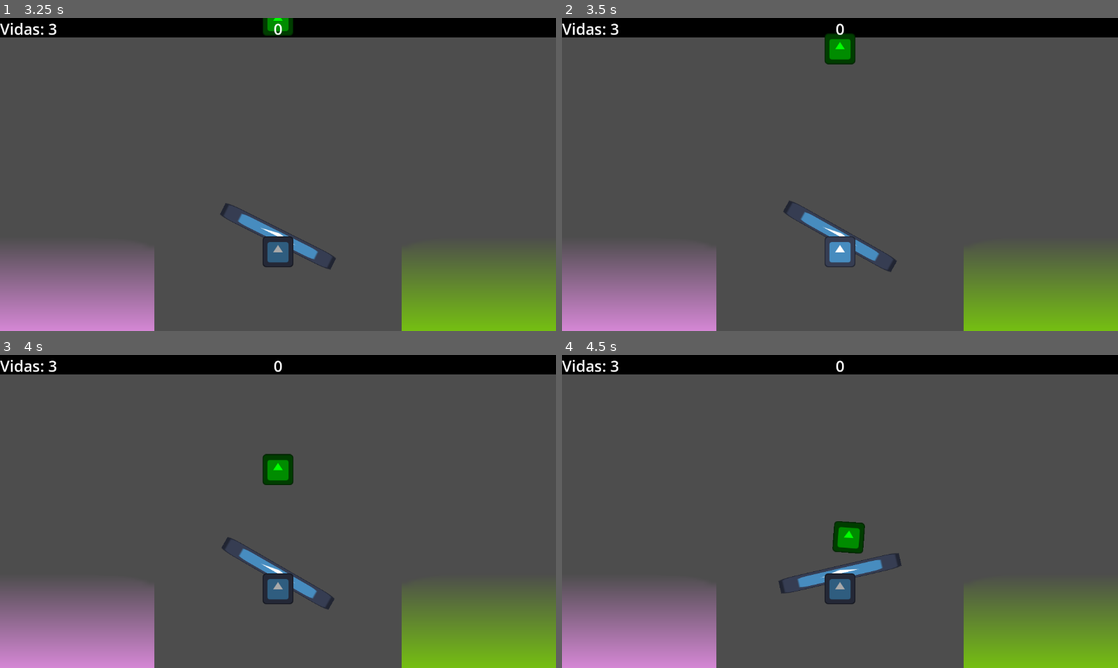
Above: before the commit, frames 1-4 (two rows, left to right).
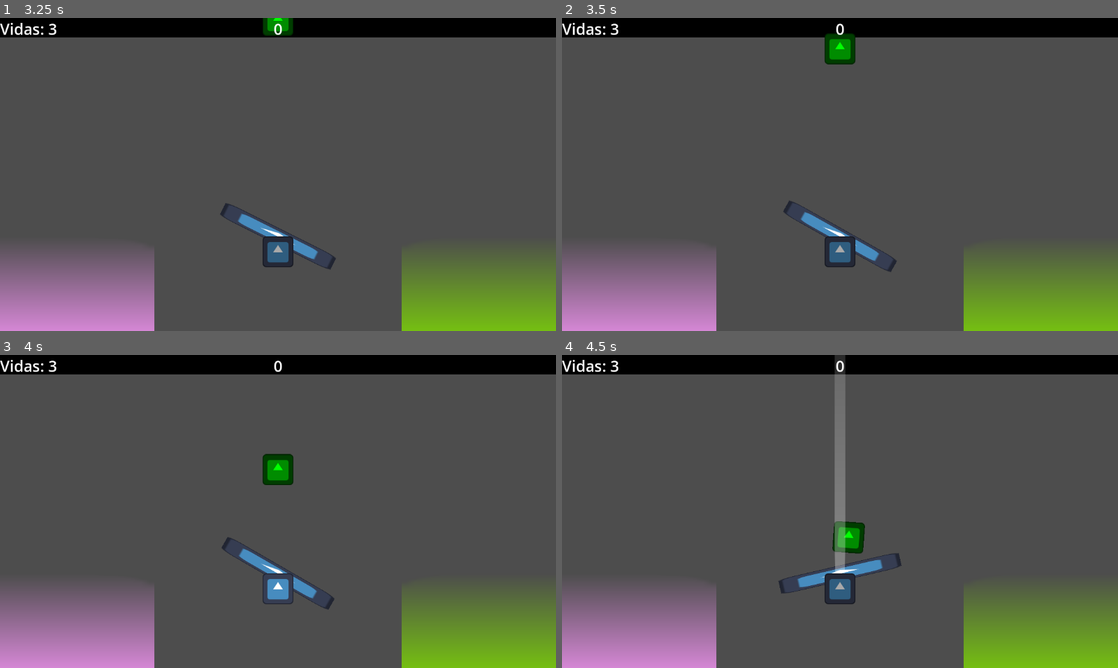
Above: after the commit, the same moments.

Repository: KettLovahr/RodizioKett
Game: Godot game, scene res://Scenes/main_menu.tscn
Two runs of this game, one before a commit and one after it. Both use one fixed random seed, a clock stepped at 60 frames per second and the inputs below. The engine's default icon, where the game draws it, is replaced by a stand-in: a white triangle on a blue panel in a dark square.
Inputs:
- Up to frame 1 (3.25 s): click "Começar" at 0.5 s; hold D (move_right) 1.28-2.03 s; tap Space (move_shoot) at 1.35, 2.1, 2.85 s; tap Enter at 2 s; hold A (move_left) 2.03-2.78 s; hold D (move_right) from 2.78 s (still down)
- Up to frame 2 (3.5 s): keep holding D (move_right)
- Up to frame 3 (4 s): keep holding D (move_right); tap Space (move_shoot) at 3.6 s
- Up to frame 4 (4.5 s): release D (move_right) at 4.28 s; hold A (move_left) from 4.28 s (still down); tap Space (move_shoot) at 4.35 s

Frame 1 is identical in both runs. In frame 2, 0.5% of the frame differs, in the area x 47-53%, y 70-80%; in frame 3, 0.5%; in frame 4, 1.3%, in the area x 49-51%, y 0-70%.

Commit message:
Scale shot delay with spawn delay

Diff:
--- a/Scenes/main_scene.tscn
+++ b/Scenes/main_scene.tscn
@@ -141,6 +141,7 @@
 [node name="SeeSaw" parent="." instance=ExtResource("1_52fb6")]
 
 [node name="Spawner" type="Node2D" parent="."]
+unique_name_in_owner = true
 position = Vector2(0, -512)
 script = ExtResource("2_6l7je")
 
--- a/Scenes/see_saw.gd
+++ b/Scenes/see_saw.gd
@@ -31,7 +31,7 @@
 		get_tree().create_tween().tween_property($RayCast2D/Beam, "modulate", Color(0, 0, 0, 0), 0.2)
 		var collider = $RayCast2D.get_collider()
 		self.can_shoot = false
-		$CanShootTimer.start()
+		$CanShootTimer.start(%Spawner.spawn_delay * 1.2)
 		if collider is Block:
 			if collider.color == Block.BlockColor.EVIL:
 				collider.health -= 1
